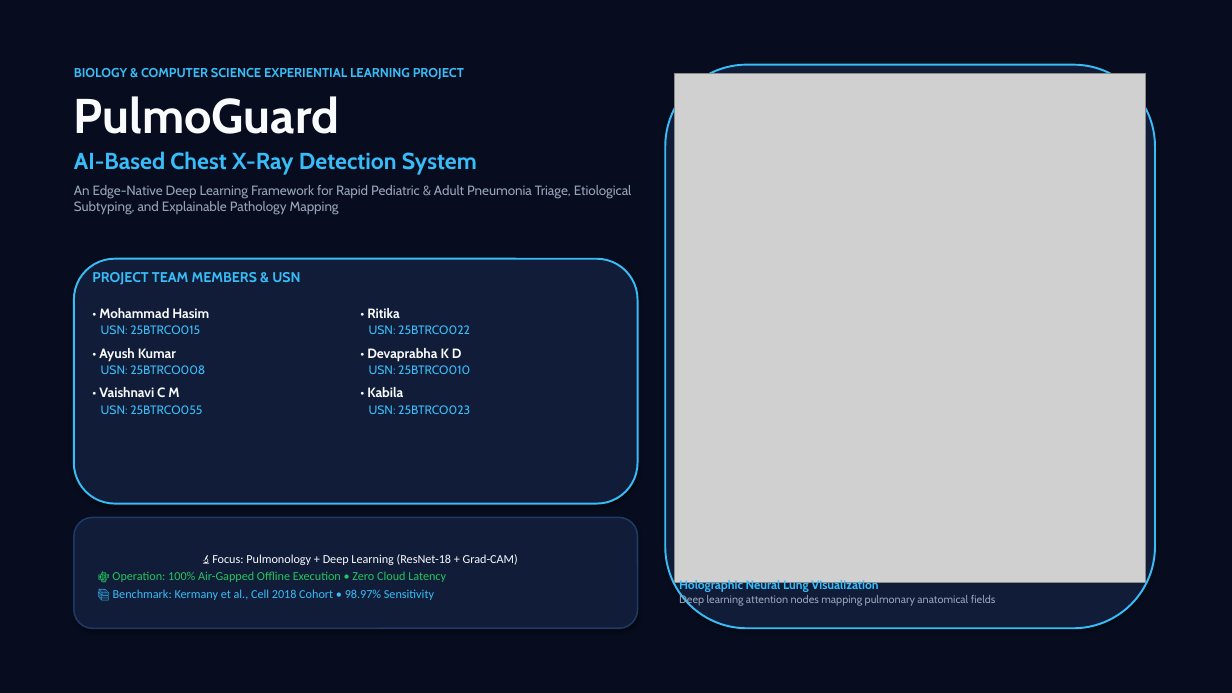
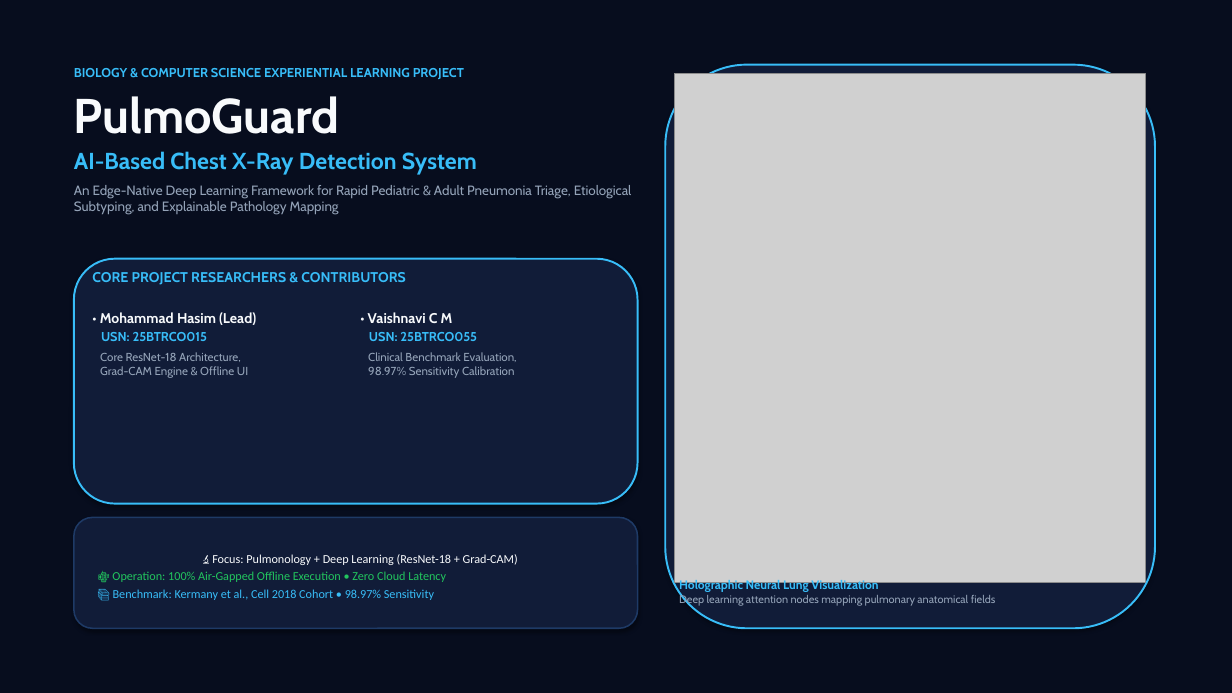
Before and after one commit to hasim2006/PulmoGuard, a slide deck: slide 1 of presentation/PulmoGuard_AI_Chest_XRay_Presentation.pptx. Drawn at 1232x693 pixels with LibreOffice and Linux fonts; fonts in the diff are those of the drawing; grey boxes stand for pictures. Boxes give left, top, right and bottom in pixels: in the first picture for what was removed or moved away, otherwise in the second. Text is boxed around its words. In the diff, an @@ line names an element or a change of style, - is before the commit and + after.

Commit message:
docs(readme): add real Normal Grad-CAM heatmap, update contributors to Hasim and Vaishnavi only, and enhance high-definition walkthrough preview

```diff
--- a/presentation/PulmoGuard_AI_Chest_XRay_Presentation.pptx
+++ b/presentation/PulmoGuard_AI_Chest_XRay_Presentation.pptx
@@ text at bbox=[92, 272, 405, 285]: text changed @@
-PROJECT TEAM MEMBERS & USN
+CORE PROJECT RESEARCHERS & CONTRIBUTORS
@@ text at bbox=[100, 312, 256, 325]: text changed; size 10.5 to 11 pt @@
-• Mohammad Hasim
+• Mohammad Hasim (Lead)
@@ text at bbox=[368, 312, 516, 378]: text changed; size 9.5 to 9 pt; text colour #38BDF8 to #94A3B8 @@
-• Ritika
-USN: 25BTRCO022
-• Devaprabha K D
-USN: 25BTRCO010
-• Kabila
-USN: 25BTRCO023
+• Vaishnavi C M
+USN: 25BTRCO055
+Clinical Benchmark Evaluation,
+98.97% Sensitivity Calibration
@@ text at bbox=[100, 352, 248, 378]: text changed; size 9.5 to 9 pt; text colour #38BDF8 to #94A3B8 @@
-• Ayush Kumar
-USN: 25BTRCO008
-• Vaishnavi C M
-USN: 25BTRCO055
+Core ResNet-18 Architecture,
+Grad-CAM Engine & Offline UI
@@ text at bbox=[101, 332, 208, 341]: size 9.5 to 10 pt, bold on in "USN: 25BTRCO015"; less space between paragraphs @@
```
Also in this commit, not shown: 4 other files.
